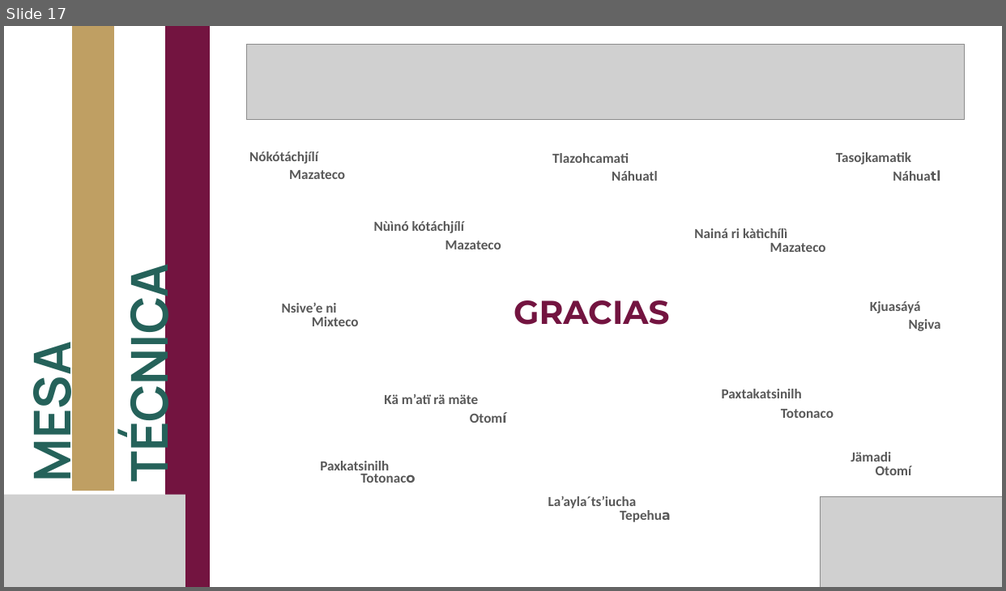
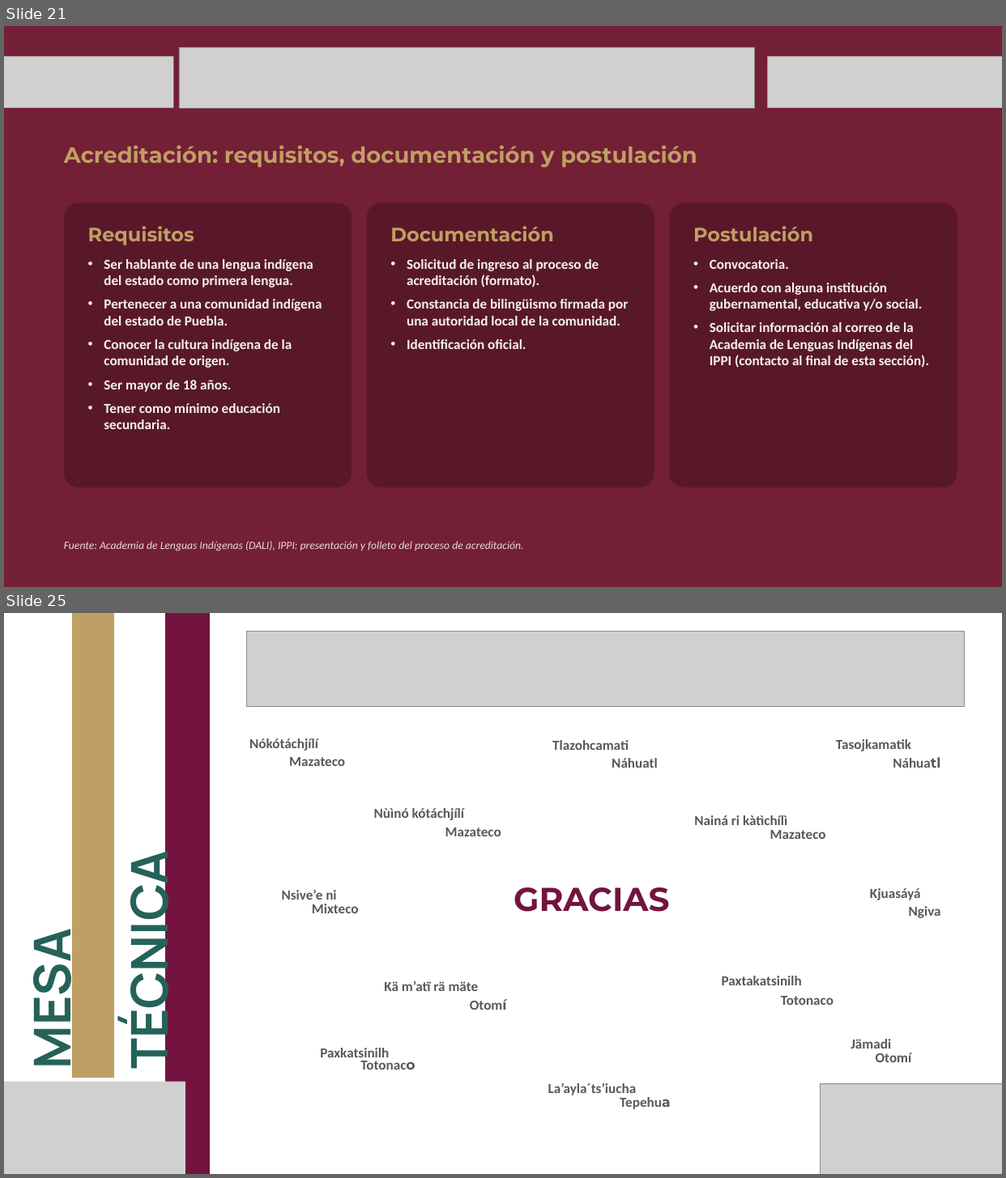
Before and after one commit to MIGUEL-TGH/proyecto-ippi, a slide deck: presupuesto-transversal/2026-11-04 - presentacion-mesa-tecnica-ippi-secihti.pptx. Shown one above the other, each under a label of ours: slide 17 before the commit, slides 21 and 25 after it; the slides between them are not shown. The pictures are 1006x591 and 1006x1178 pixels, drawn with LibreOffice and Linux fonts; fonts in the diff are those of the drawing; grey boxes stand for pictures; background and template pictures are left out. Boxes give left, top, right and bottom in pixels: in the first picture for what was removed or moved away, otherwise in the second. Text is boxed around its words. In the diff, an @@ line names an element or a change of style, - is before the commit and + after.

```diff
--- a/presupuesto-transversal/2026-11-04 - presentacion-mesa-tecnica-ippi-secihti.pptx
+++ b/presupuesto-transversal/2026-11-04 - presentacion-mesa-tecnica-ippi-secihti.pptx
@@ slide 21 added at box(4, 26, 1002, 587), background picture (left out) @@
@@ picture added at box(179, 47, 754, 108) @@
@@ picture added at box(4, 57, 173, 108) @@
@@ picture added at box(767, 57, 1002, 108) @@
@@ text added at box(64, 145, 697, 168), 32 pt, text #BF9F63, bold @@
+Acreditación: requisitos, documentación y postulación
@@ rounded rectangle added at box(64, 203, 351, 488), fill #000000 at 22% opacity, 20 pt, text #F2F2F2, bold @@
+Requisitos
+• Ser hablante de una lengua indígena del estado como primera lengua.
+• Pertenecer a una comunidad indígena del estado de Puebla.
+• Conocer la cultura indígena de la comunidad de origen.
+• Ser mayor de 18 años.
+• Tener como mínimo educación secundaria.
@@ rounded rectangle added at box(367, 203, 654, 488), fill #000000 at 22% opacity, 20 pt, text #F2F2F2, bold @@
+Documentación
+• Solicitud de ingreso al proceso de acreditación (formato).
+• Constancia de bilingüismo firmada por una autoridad local de la comunidad.
+• Identificación oficial.
@@ rounded rectangle added at box(669, 203, 957, 488), fill #000000 at 22% opacity, 20 pt, text #F2F2F2, bold @@
+Postulación
+• Convocatoria.
+• Acuerdo con alguna institución gubernamental, educativa y/o social.
+• Solicitar información al correo de la Academia de Lenguas Indígenas del IPPI (contacto al final de esta sección).
@@ text added at box(64, 541, 524, 552), 16 pt, text #E6D9DF, italic @@
+Fuente: Academia de Lenguas Indígenas (DALI), IPPI: presentación y folleto del proceso de acreditación.
@@ what was slide 17 is now slide 25 @@
```
Also in this commit, not shown: 7 other slides added, 3 other files.
